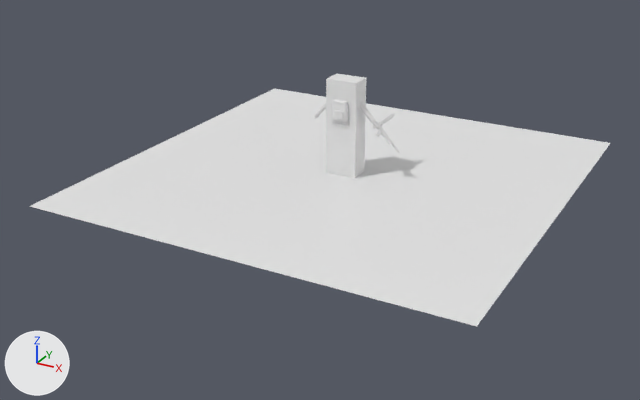
A saved change to the glTF model public/assets/models/chr/chr_survivor_a.glb.
Both versions are drawn from a camera (50 mm lens) standing at (7.02, -13.73, 6.18) and looking at (-0.15, -0.7, -0.34). The axes (+X, +Y, +Z) are drawn at lower left. The lights are the same throughout. The first picture is the older version. Objects named as collision shapes, trigger or cutter boxes, shadow casters or lower levels of detail are left out. Where no turn or scale is listed for an object, it has been applied to the vertices.

Names of what the first picture shows: '_ground', '_proxy_bat', '_proxy_rifle', 'chr_survivor_a_COL_box', 'chr_survivor_a_LOD0'.
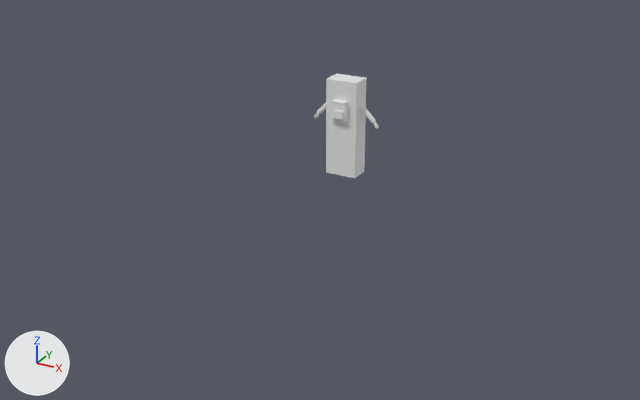
Where the newer file only moved an object's origin or applied its transform, the numbers keep the older frame.

Where the change shows, as pixel boxes [x1, y1, x2, y2] in the pictures (640 x 400 px):
'_ground', deleted: before [30, 89, 610, 326]
'_proxy_rifle', deleted: before [373, 122, 400, 153]
'_proxy_bat', deleted: before [373, 113, 395, 129]

What changed in the scene script:
```text
Remove ob_ground:
    ob_ground = bpy.data.objects.new('_ground', me_ground)
    ob_ground.location = (0.0, 0.0, 0.0)
Remove ob_proxy_bat:
    ob_proxy_bat = bpy.data.objects.new('_proxy_bat', me_proxy_bat)
    ob_proxy_bat.location = (0.61, 0.0, 0.99)
Remove ob_proxy_rifle:
    ob_proxy_rifle = bpy.data.objects.new('_proxy_rifle', me_proxy_rifle)
    ob_proxy_rifle.location = (0.61, 0.0, 0.99)
```
